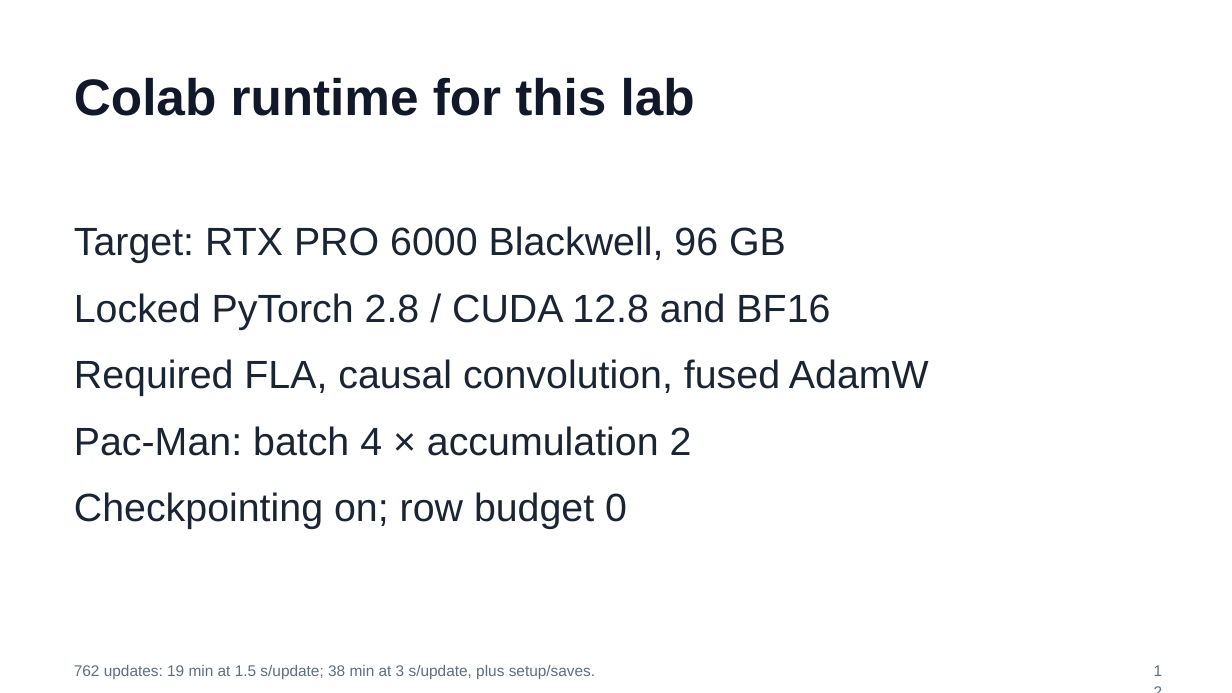
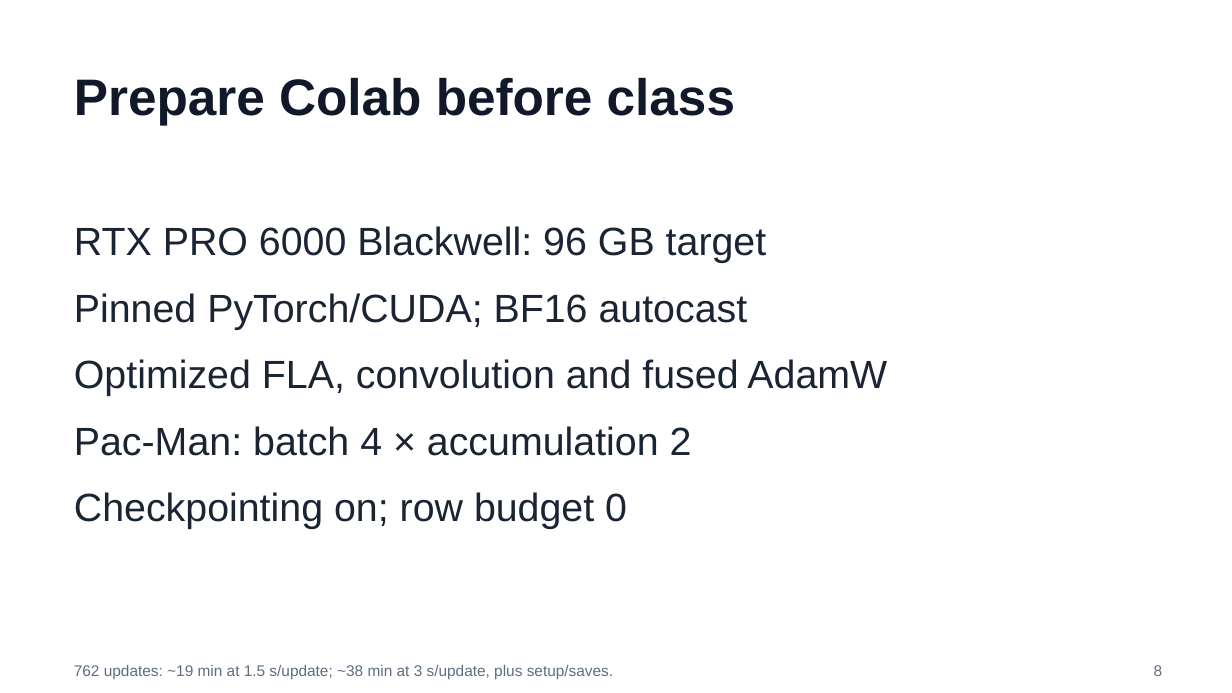
Before and after one commit to huixu11/QPlusLearning, a slide deck: slide 8 of labs/lab-01-kev-pacman/slides/pacman-lab.pptx (slide 12 before the commit). Drawn at 1232x693 pixels with LibreOffice and Linux fonts; fonts in the diff are those of the drawing. Boxes give left, top, right and bottom in pixels: in the first picture for what was removed or moved away, otherwise in the second. Text is boxed around its words. In the diff, an @@ line names an element or a change of style, - is before the commit and + after.

```diff
--- a/labs/lab-01-kev-pacman/slides/pacman-lab.pptx
+++ b/labs/lab-01-kev-pacman/slides/pacman-lab.pptx
@@ title at (74, 77, 735, 125): text changed @@
-Colab runtime for this lab
+Prepare Colab before class
@@ text at (74, 226, 887, 396): text changed @@
-Target: RTX PRO 6000 Blackwell, 96 GB
-Locked PyTorch 2.8 / CUDA 12.8 and BF16
-Required FLA, causal convolution, fused AdamW
+RTX PRO 6000 Blackwell: 96 GB target
+Pinned PyTorch/CUDA; BF16 autocast
+Optimized FLA, convolution and fused AdamW
@@ text at (74, 665, 613, 679): text changed @@
-762 updates: 19 min at 1.5 s/update; 38 min at 3 s/update, plus setup/saves.
+762 updates: ~19 min at 1.5 s/update; ~38 min at 3 s/update, plus setup/saves.
@@ text at (1154, 665, 1163, 676): text changed @@
-12
+8
```
Also in this commit, not shown: 13 other slides changed, 1 slide added, 9 slides removed, 6 other files.
